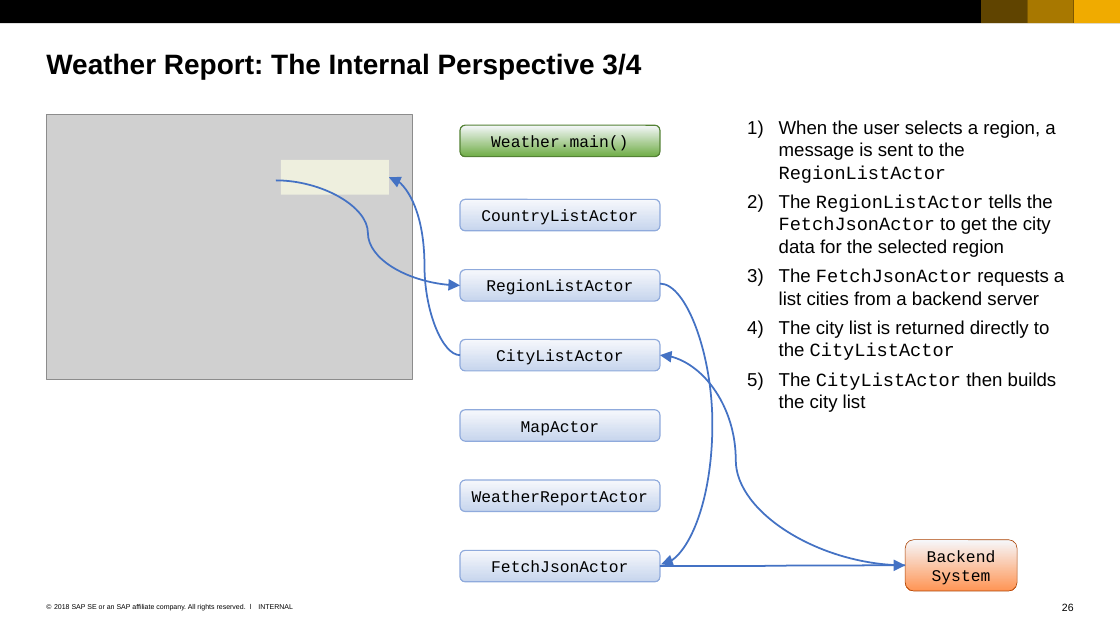
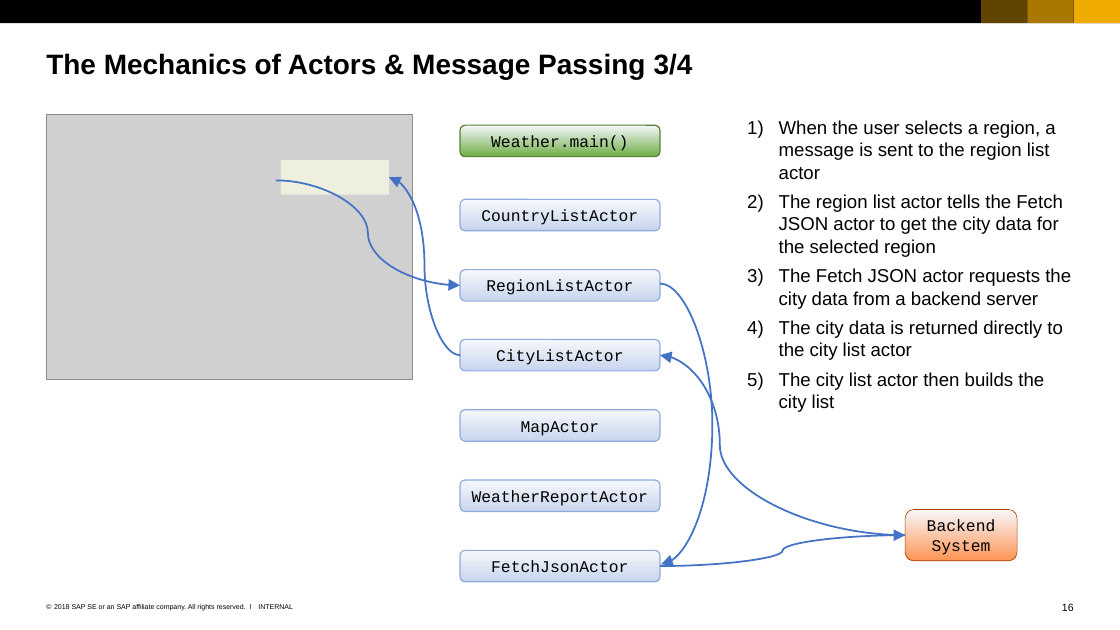
Before and after one commit to ChrisWhealy/WeatherDemo, a slide deck: slide 16 of documentation/Using the Actor Model.ppsx (slide 26 before the commit). Drawn at 1120x630 pixels with LibreOffice and Linux fonts; fonts in the diff are those of the drawing; grey boxes stand for pictures. Boxes give left, top, right and bottom in pixels: in the first picture for what was removed or moved away, otherwise in the second. Text is boxed around its words. In the diff, an @@ line names an element or a change of style, - is before the commit and + after.

```diff
--- a/documentation/Using the Actor Model.ppsx
+++ b/documentation/Using the Actor Model.ppsx
@@ title at (46, 53, 693, 79): text changed @@
-Weather Report: The Internal Perspective 3/4
+The Mechanics of Actors & Message Passing 3/4
@@ text at (779, 120, 1071, 412): text changed @@
-1) When the user selects a region, a message is sent to the RegionListActor
-2) The RegionListActor tells the FetchJsonActor to get the city data for the selected region
-3) The FetchJsonActor requests a list cities from a backend server
-4) The city list is returned directly to the CityListActor
-5) The CityListActor then builds the city list
+1) When the user selects a region, a message is sent to the region list actor
+2) The region list actor tells the Fetch JSON actor to get the city data for the selected region
+3) The Fetch JSON actor requests the city data from a backend server
+4) The city data is returned directly to the city list actor
+5) The city list actor then builds the city list
@@ curved arrow moved from (905, 565) - (660, 355) to (905, 535) - (660, 355) @@
@@ curved arrow moved from (905, 565) - (660, 566) to (905, 535) - (660, 566) @@
@@ rounded rectangle "Backend System": place and size @@
-rounded rectangle "Backend System" at (905, 540, 1017, 591)
+rounded rectangle "Backend System" at (905, 510, 1017, 561)
@@ page number at (1062, 603, 1074, 611): text changed @@
-26
+16
```
Also in this commit, not shown: 11 other slides changed, 8 slides removed, 3 other files.
